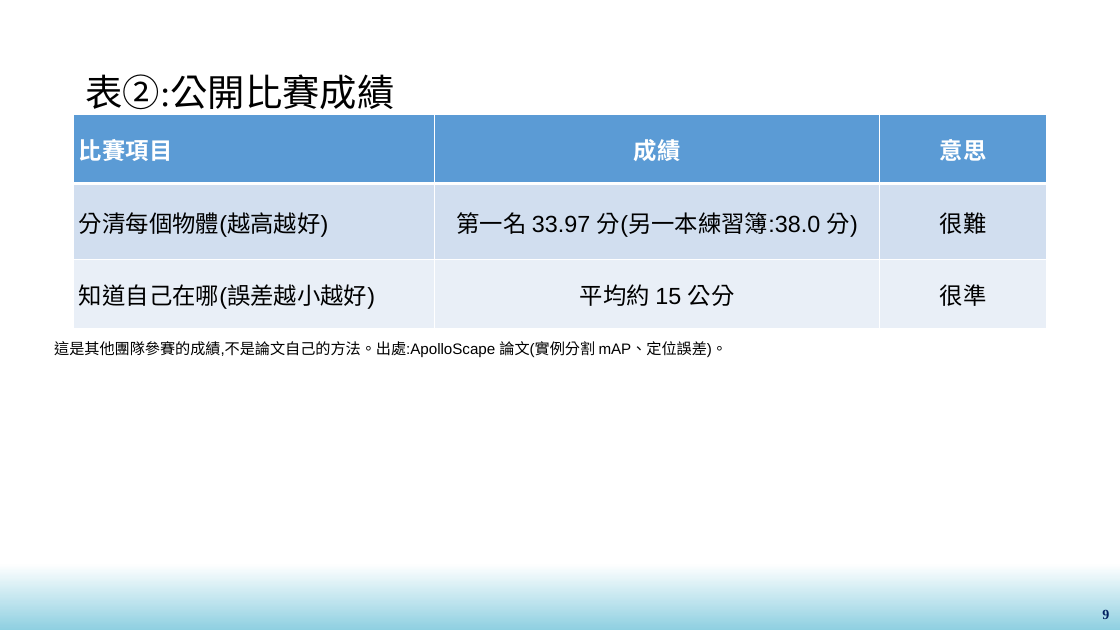
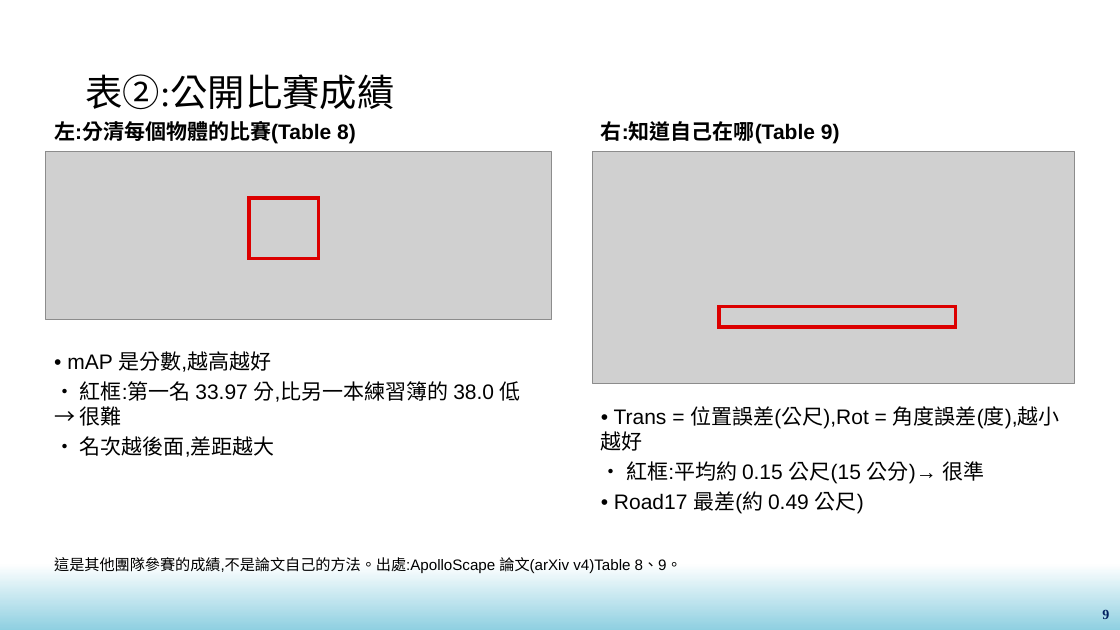
Before and after one commit to yivanee15-ai/taiwan_germany_project, a slide deck: slide 9 of apolloscape_plain.pptx. Drawn at 1120x630 pixels with LibreOffice and Linux fonts; fonts in the diff are those of the drawing; grey boxes stand for pictures; background and template pictures are left out. Boxes give left, top, right and bottom in pixels: in the first picture for what was removed or moved away, otherwise in the second. Text is boxed around its words. In the diff, an @@ line names an element or a change of style, - is before the commit and + after.

```diff
--- a/apolloscape_plain.pptx
+++ b/apolloscape_plain.pptx
@@ table removed at (73,115,1047,322), 3 rows, 3 columns @@
-比賽項目 | 成績 | 意思
-分清每個物體(越高越好) | 第一名 33.97 分(另一本練習簿:38.0 分) | 很難
-知道自己在哪(誤差越小越好) | 平均約 15 公分 | 很準
@@ text added at (54,121,356,144), 18 pt, text #000000, bold @@
+左:分清每個物體的比賽(Table 8)
@@ text added at (601,121,840,144), 18 pt, text #000000, bold @@
+右:知道自己在哪(Table 9)
@@ picture added at (46,151,551,319) @@
@@ picture added at (592,151,1075,383) @@
@@ rectangle added at (249,198,318,259), outline #DC0000 3 pt @@
@@ rectangle added at (719,307,955,328), outline #DC0000 3 pt @@
@@ text added at (67,351,521,457), 18 pt, text #000000 @@
+• mAP 是分數,越高越好
+• 紅框:第一名 33.97 分,比另一本練習簿的 38.0 低 → 很難
+• 名次越後面,差距越大
@@ text added at (601,406,1060,514), 18 pt, text #000000 @@
+• Trans = 位置誤差(公尺),Rot = 角度誤差(度),越小越好
+• 紅框:平均約 0.15 公尺(15 公分)→ 很準
+• Road17 最差(約 0.49 公尺)
@@ text at (54,557,682,573): text changed @@
-這是其他團隊參賽的成績,不是論文自己的方法。出處:ApolloScape 論文(實例分割 mAP、定位誤差)。
+這是其他團隊參賽的成績,不是論文自己的方法。出處:ApolloScape 論文(arXiv v4)Table 8、9。
```
Also in this commit, not shown: 2 other slides changed, 1 slide added, 1 other file.
